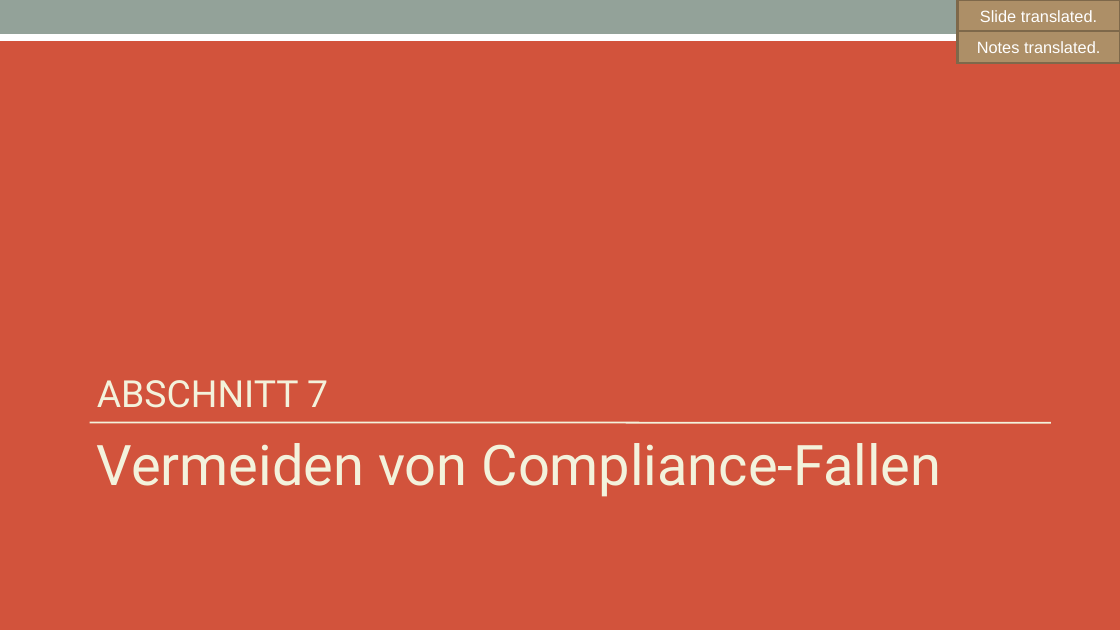
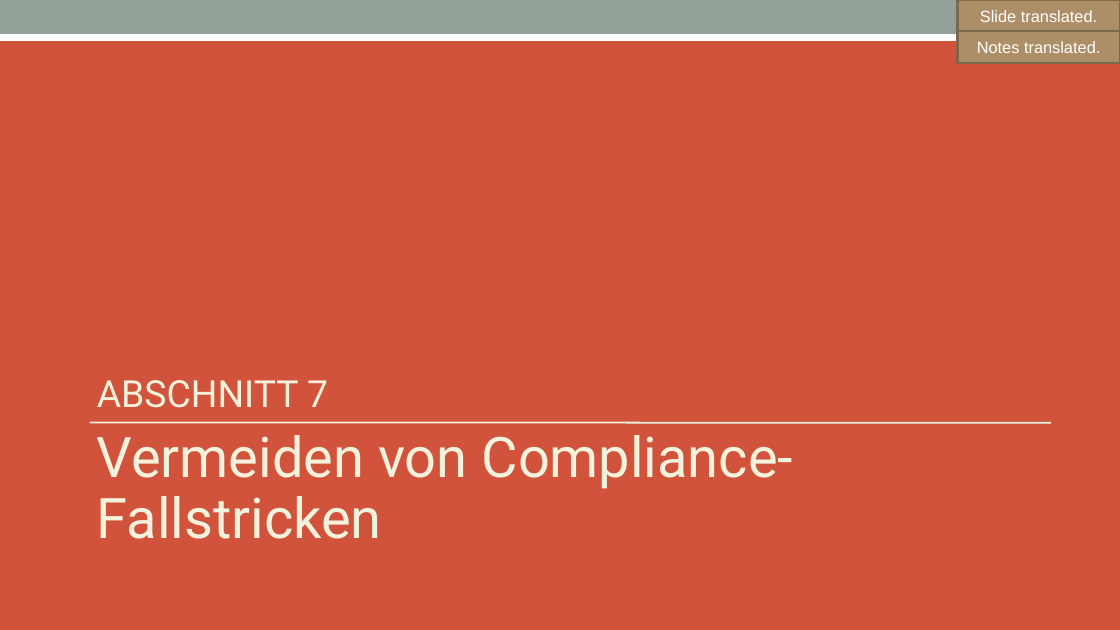
Before and after one commit to SThanheiser/curriculum, a slide deck: slide 70 of translation-DE/slides/DFT_openchain-curriculum-for-1-1_GER.odp (slide 69 before the commit). Drawn at 1120x630 pixels with LibreOffice and Linux fonts; fonts in the diff are those of the drawing. Boxes give left, top, right and bottom in pixels: in the first picture for what was removed or moved away, otherwise in the second. Text is boxed around its words. In the diff, an @@ line names an element or a change of style, - is before the commit and + after.

```diff
--- a/translation-DE/slides/DFT_openchain-curriculum-for-1-1_GER.odp
+++ b/translation-DE/slides/DFT_openchain-curriculum-for-1-1_GER.odp
@@ text at [97, 435, 794, 539]: text changed @@
-Vermeiden von Compliance-Fallen
+Vermeiden von Compliance-Fallstricken
```
Also in this commit, not shown: 6 other slides changed, 10 slides added, 9 slides removed, 1 other file.
